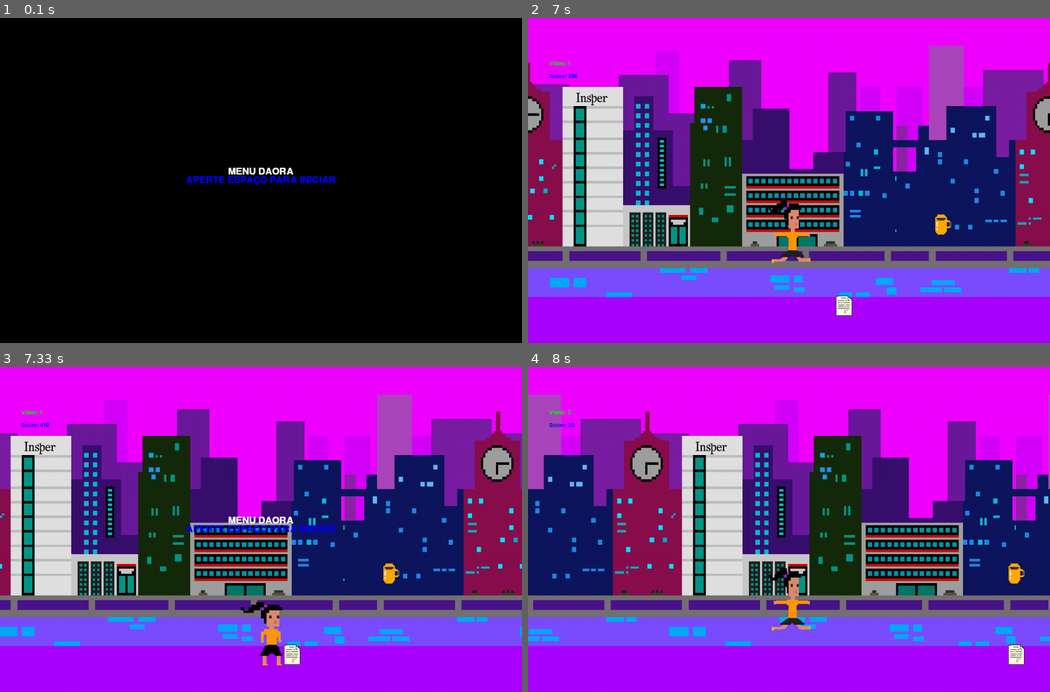
Above: before the commit, frames 1-4 (two rows, left to right).
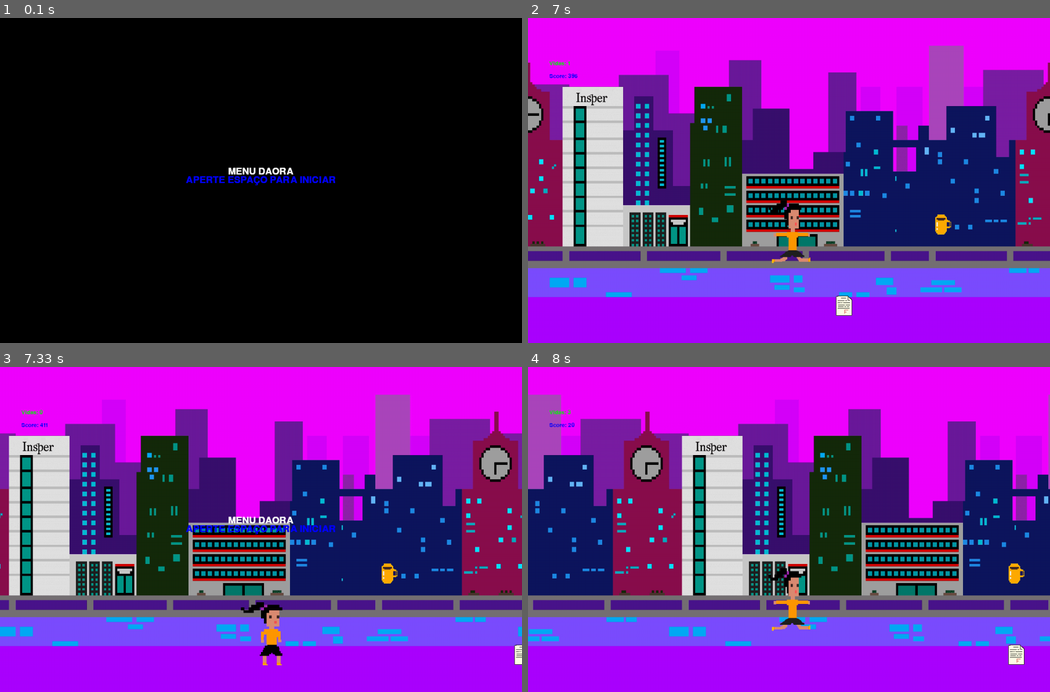
Above: after the commit, the same moments.

Repository: pedrofracassi/insper-dessoft-projeto-final
Game: pygame game, started from main.py
The game is run twice, just before and just after one commit, with the same random seed, the same clock (stepped at 60 frames per second) and the same inputs.
Inputs:
- Up to frame 1 (0.1 s): no input
- Up to frame 2 (7 s): tap Space at 0.33, 0.67, 1.63, 1.93, 2.13, 2.43, 2.57, 2.97, 3.27, 3.63, 4.03, 4.33, 5.03, 5.37, 5.67, 5.87, 6.17, 6.43, 6.77 s
- Up to frame 3 (7.33 s): tap Space at 7.07 s
- Up to frame 4 (8 s): tap Space at 7.6, 7.9 s

Frames 1-2 are identical in both runs. In frame 3, 7.3% of the frame differs, in the area x 0-100%, y 8-92%; in frame 4, nothing differs.

Commit message:
atualizando o jogo

Diff:
--- a/sprites/Alessandra.py
+++ b/sprites/Alessandra.py
@@ -63,5 +63,6 @@
       self.image = self.images[2]
 
     if self.rect.bottom > self.chao:
+      self.rect.bottom = self.chao
       self.speedy = 0
       self.pulando = False
--- a/stages/JogoStage.py
+++ b/stages/JogoStage.py
@@ -62,9 +62,7 @@
         lives-=1
       if hits3:
         lives+=1
-      if lives == 0:
-        done = True
-        return 'dead'
+
       #Caso haja uma colisão o obstaculo é reposto
       for prova in hits:
         prova_ = Prova.Prova()
@@ -91,4 +89,9 @@
       self.window.blit(Vidas, (50, 100))
       self.window.blit(Pontos, (50, 130))
 
+
       pygame.display.flip()
+
+      if lives == 0:
+        done = True
+        return 'dead'
